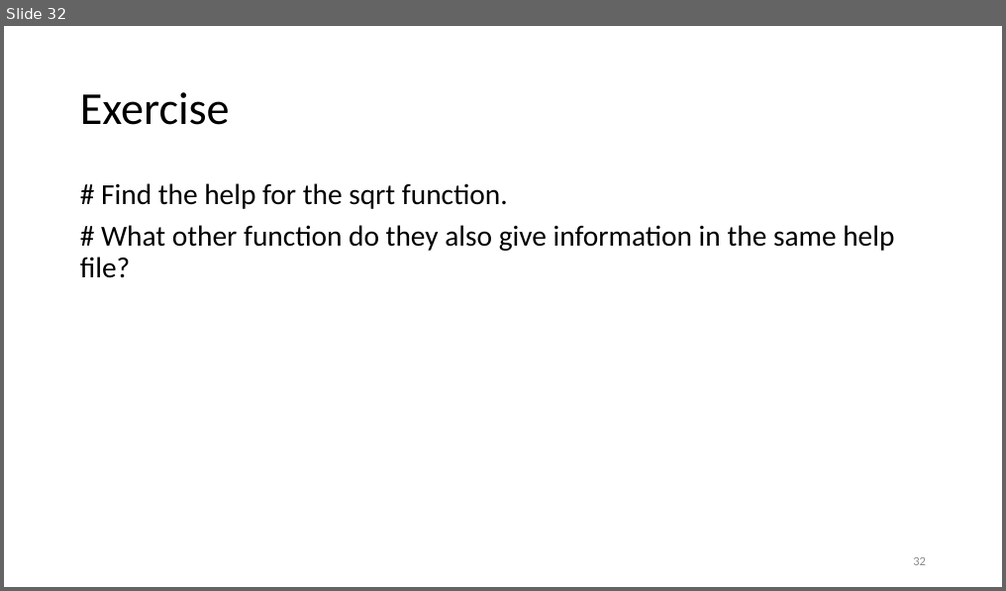
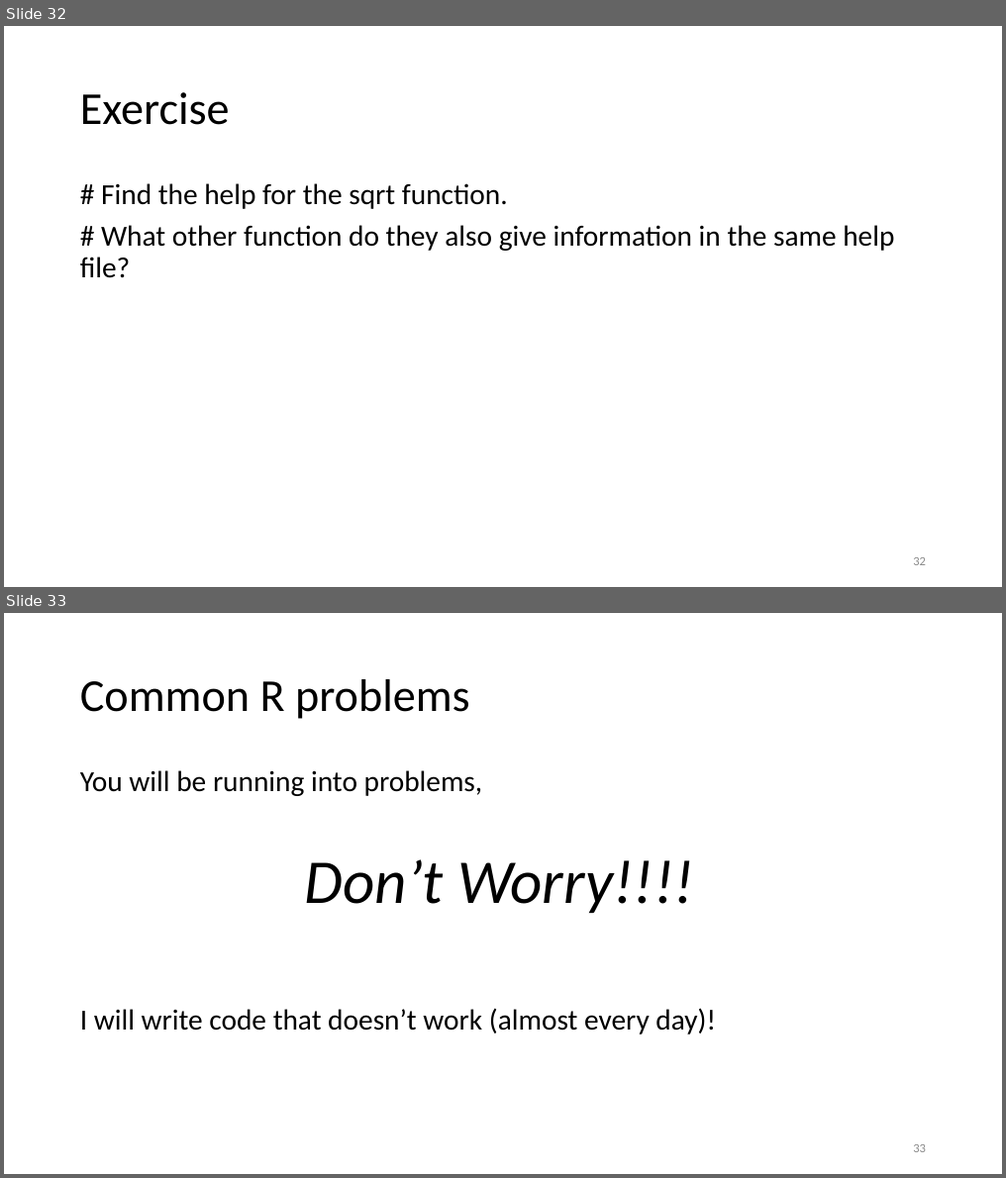
Before and after one commit to anhnguyendepocen/stat, a slide deck: lecture/intro-to-R_part4.pptx. Shown one above the other, each under a label of ours: slide 32 before the commit, slides 32 and 33 after it. The pictures are 1006x591 and 1006x1178 pixels, drawn with LibreOffice and Linux fonts; fonts in the diff are those of the drawing. Boxes give left, top, right and bottom in pixels: in the first picture for what was removed or moved away, otherwise in the second. Text is boxed around its words. In the diff, an @@ line names an element or a change of style, - is before the commit and + after.

```diff
--- a/lecture/intro-to-R_part4.pptx
+++ b/lecture/intro-to-R_part4.pptx
@@ slide 33 added at box(4, 613, 1002, 1174), background #FFFFFF @@
@@ title added at box(80, 679, 470, 719), 44 pt, text #000000 @@
+Common R problems
@@ text added at box(80, 770, 716, 1035), 28 pt, text #000000 @@
+You will be running into problems,
+Don’t Worry!!!!
+I will write code that doesn’t work (almost every day)!
@@ page number added at box(913, 1145, 926, 1153), 12 pt, text #8C8C8C @@
+33
```
Also in this commit, not shown: 3 other slides added, 3 other files.
